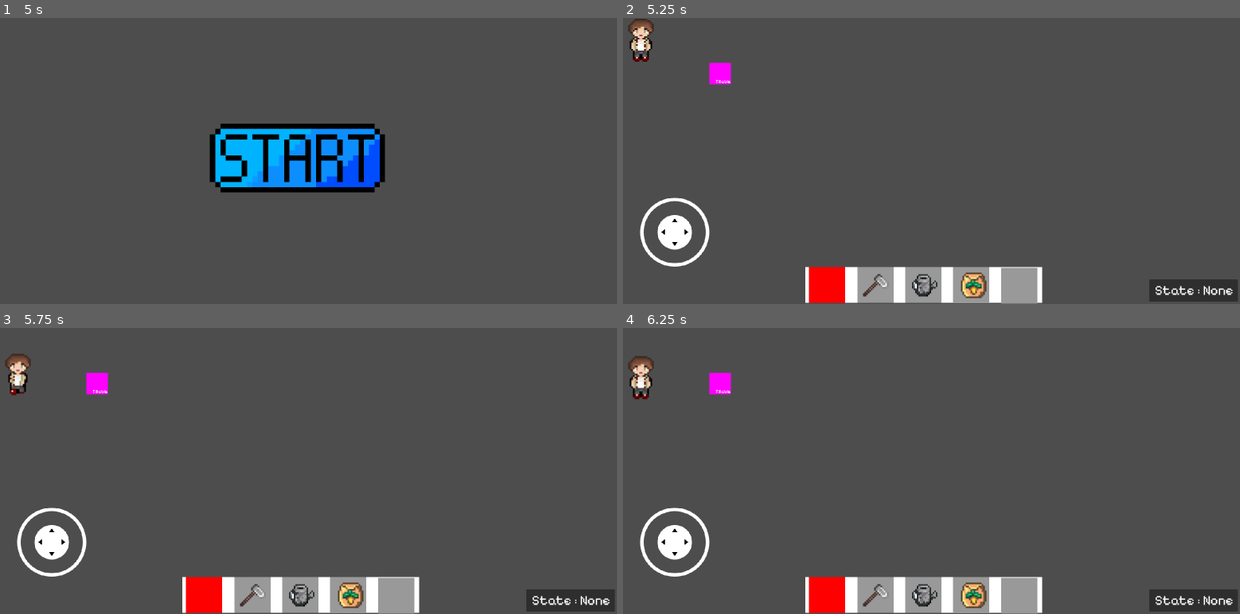
Above: before the commit, frames 1-4 (two rows, left to right).
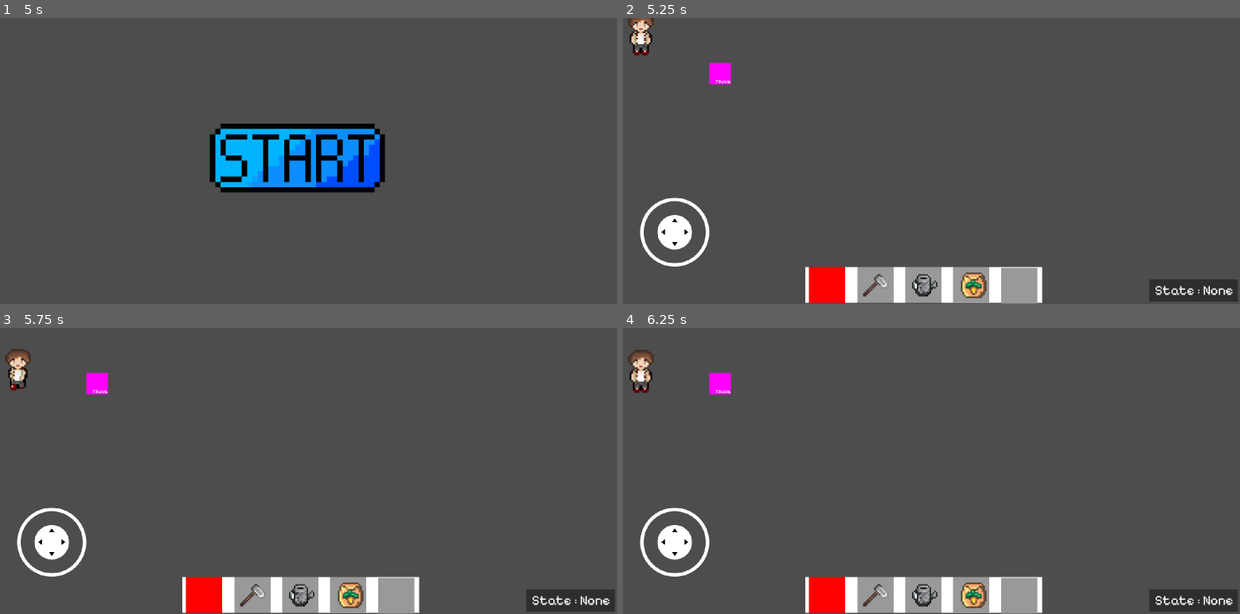
Above: after the commit, the same moments.

Repository: FelixSalim/RevitalizationOfElyoris
Game: Godot game, scene res://MainMenu.tscn
Two runs of this game, one before a commit and one after it. Both use one fixed random seed, a clock stepped at 60 frames per second and the inputs below.
Inputs (mouse positions are in pixels of both pictures, inside the frame that each line leads up to):
- Up to frame 1 (5 s): tap Enter (ui_accept) at 0.5, 0.77, 1.25, 2, 2.75, 3.5, 3.77, 4.25 s; move the mouse to (438, 146) at 0.52 s; hold Right (ui_right) 0.53-1.25 s; click (438, 146) at 0.67 s; drag from (172, 175) to (265, 218) at 1.27 s; move the mouse to (364, 98) at 2.02 s; hold Right (ui_right) 2.03-2.75 s; drag from (265, 218) to (104, 118) at 2.77 s; move the mouse to (487, 203) at 3.52 s; hold Left (ui_left) 3.53-4.25 s; drag from (104, 118) to (203, 89) at 4.27 s
- Up to frame 2 (5.25 s): move the mouse to (956, 161) at 5.02 s; hold Down (ui_down) from 5.03 s (still down); click (956, 161) at 5.17 s
- Up to frame 3 (5.75 s): keep holding Down (ui_down)
- Up to frame 4 (6.25 s): release Down (ui_down) at 5.75 s; drag from (826, 399) to (795, 485) at 5.77 s

Frame 1 is identical in both runs. In frame 2, 0.5% of the frame differs, in the area x 0-5%, y 0-16%; in frame 3, 0.4%; in frame 4, 0.5%, in the area x 0-5%, y 7-25%.

Commit message:
added house png file and changed player spritesheet

Diff:
--- a/Player/Player.tscn
+++ b/Player/Player.tscn
@@ -1,7 +1,7 @@
-[gd_scene load_steps=22 format=3 uid="uid://o8d8w6n2nmsc"]
+[gd_scene load_steps=23 format=3 uid="uid://o8d8w6n2nmsc"]
 
 [ext_resource type="Script" path="res://Player/Player.gd" id="1_34hig"]
-[ext_resource type="Texture2D" uid="uid://dr1s1qk2280mm" path="res://Assets/PlayerSprites/Player_Character_Spritesheet.png" id="2_c0ogq"]
+[ext_resource type="Texture2D" uid="uid://cqk5afmqhelv4" path="res://Assets/PlayerSprites/Player_Character_Collection_Spritesheet-Sheet.png" id="2_q60sr"]
 [ext_resource type="PackedScene" uid="uid://ccy2104o4brdk" path="res://UI/UI.tscn" id="3_0lcn0"]
 
 [sub_resource type="CapsuleShape2D" id="CapsuleShape2D_rrlrk"]
@@ -35,7 +35,7 @@
 "times": PackedFloat32Array(0),
 "transitions": PackedFloat32Array(1),
 "update": 1,
-"values": [4]
+"values": [5]
 }
 
 [sub_resource type="Animation" id="Animation_yuyy2"]
@@ -50,7 +50,7 @@
 "times": PackedFloat32Array(0),
 "transitions": PackedFloat32Array(1),
 "update": 1,
-"values": [8]
+"values": [10]
 }
 
 [sub_resource type="Animation" id="Animation_u1lt7"]
@@ -65,7 +65,7 @@
 "times": PackedFloat32Array(0),
 "transitions": PackedFloat32Array(1),
 "update": 1,
-"values": [12]
+"values": [15]
 }
 
 [sub_resource type="Animation" id="Animation_lnv7a"]
@@ -151,8 +151,12 @@
 "values": [12, 13, 14, 15]
 }
 
+[sub_resource type="Animation" id="Animation_5jvow"]
+resource_name = "HoeDown"
+
 [sub_resource type="AnimationLibrary" id="AnimationLibrary_2ykrm"]
 _data = {
+"HoeDown": SubResource("Animation_5jvow"),
 "Idle Down": SubResource("Animation_u4q7c"),
 "Idle Left": SubResource("Animation_6dtaa"),
 "Idle Right": SubResource("Animation_yuyy2"),
@@ -191,7 +195,7 @@
 "times": PackedFloat32Array(0),
 "transitions": PackedFloat32Array(1),
 "update": 0,
-"values": [Vector2(0, 103)]
+"values": [Vector2(0, 74)]
 }
 
 [sub_resource type="Animation" id="Animation_5dy3o"]
@@ -218,7 +222,7 @@
 "times": PackedFloat32Array(0),
 "transitions": PackedFloat32Array(1),
 "update": 0,
-"values": [Vector2(-55, 15)]
+"values": [Vector2(-55, -5)]
 }
 
 [sub_resource type="Animation" id="Animation_n378a"]
@@ -245,7 +249,7 @@
 "times": PackedFloat32Array(0),
 "transitions": PackedFloat32Array(1),
 "update": 0,
-"values": [Vector2(55, 13)]
+"values": [Vector2(55, -7)]
 }
 
 [sub_resource type="Animation" id="Animation_mplib"]
@@ -272,7 +276,7 @@
 "times": PackedFloat32Array(0),
 "transitions": PackedFloat32Array(1),
 "update": 0,
-"values": [Vector2(0, -114)]
+"values": [Vector2(0, -144)]
 }
 
 [sub_resource type="Animation" id="Animation_hdxph"]
@@ -315,6 +319,7 @@
 script = ExtResource("1_34hig")
 
 [node name="CollisionShape2D" type="CollisionShape2D" parent="."]
+position = Vector2(0, -32)
 scale = Vector2(6.1, 6.1)
 shape = SubResource("CapsuleShape2D_rrlrk")
 
@@ -324,9 +329,9 @@
 }
 
 [node name="Sprite2D" type="Sprite2D" parent="."]
-texture = ExtResource("2_c0ogq")
-hframes = 4
-vframes = 4
+texture = ExtResource("2_q60sr")
+hframes = 5
+vframes = 16
 
 [node name="Control" type="Control" parent="."]
 layout_mode = 3
Binary file added: Assets/EnvironmentSprites/house.png
Not shown, added: Assets/EnvironmentSprites/house.png.import
Not shown, added: Assets/EnvironmentSprites/houset.png.import
Binary file added: Assets/PlayerSprites/Player_Character_Collection_Spritesheet-Sheet.png
Not shown, added: Assets/PlayerSprites/Player_Character_Collection_Spritesheet-Sheet.png.import
Binary file added: Assets/PlayerSprites/Player_Character_Collection_Spritesheet.aseprite
